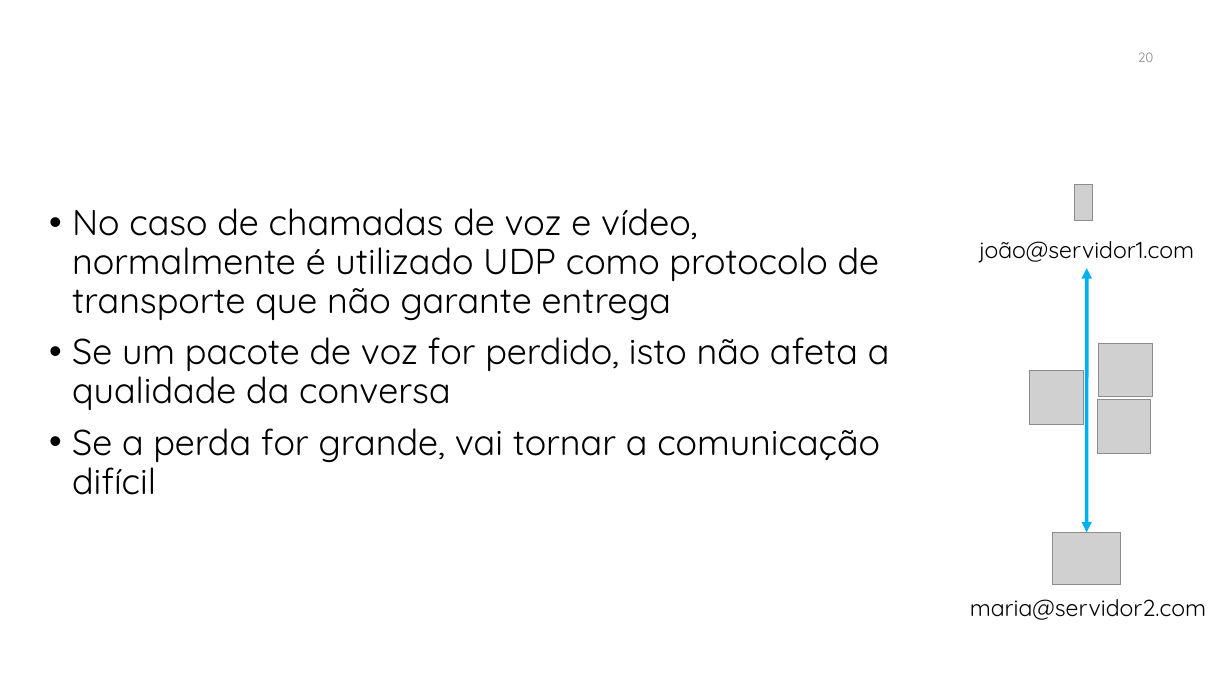
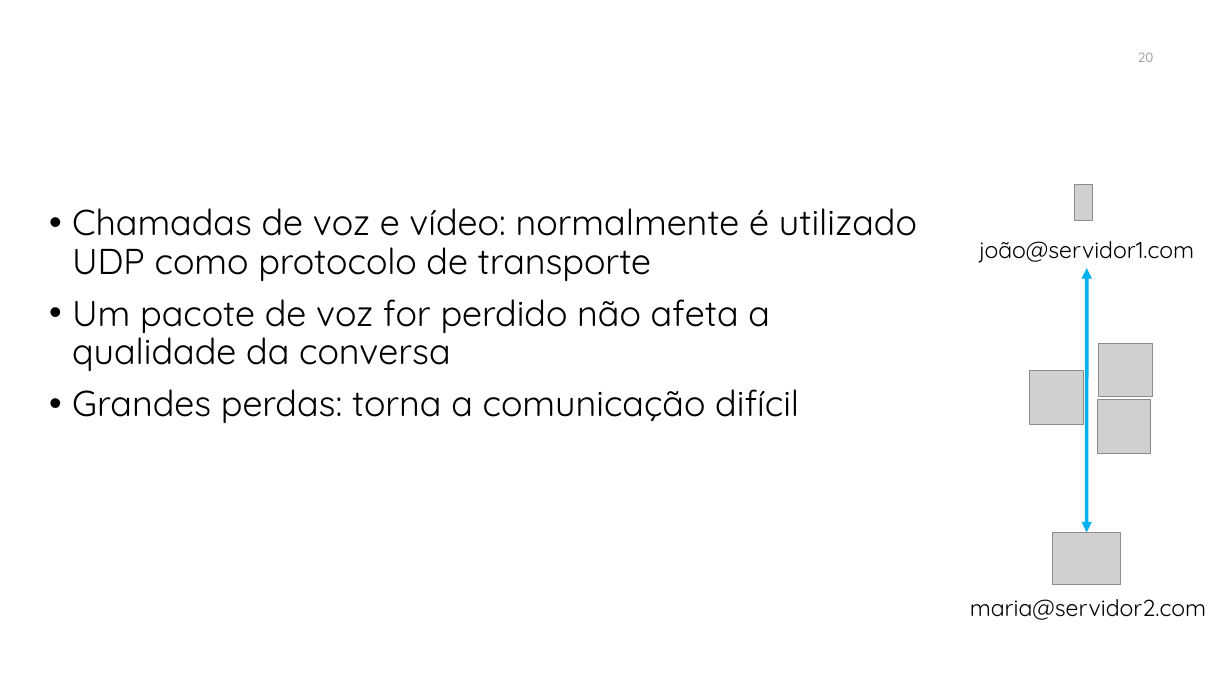
Before and after one commit to manoelcampos/sd-xmpp-chat-client, a slide deck: slide 20 of xmpp.pptx. Drawn at 1232x693 pixels with LibreOffice and Linux fonts; fonts in the diff are those of the drawing; grey boxes stand for pictures; background and template pictures are left out. Boxes give left, top, right and bottom in pixels: in the first picture for what was removed or moved away, otherwise in the second. Text is boxed around its words. In the diff, an @@ line names an element or a change of style, - is before the commit and + after.

```diff
--- a/xmpp.pptx
+++ b/xmpp.pptx
@@ text at <box>72,208,917,423</box>: text changed @@
-• No caso de chamadas de voz e vídeo, normalmente é utilizado UDP como protocolo de transporte que não garante entrega
-• Se um pacote de voz for perdido, isto não afeta a qualidade da conversa
-• Se a perda for grande, vai tornar a comunicação difícil
+• Chamadas de voz e vídeo: normalmente é utilizado UDP como protocolo de transporte
+• Um pacote de voz for perdido não afeta a qualidade da conversa
+• Grandes perdas: torna a comunicação difícil
```
Also in this commit, not shown: 18 other slides changed, 1 slide added.
